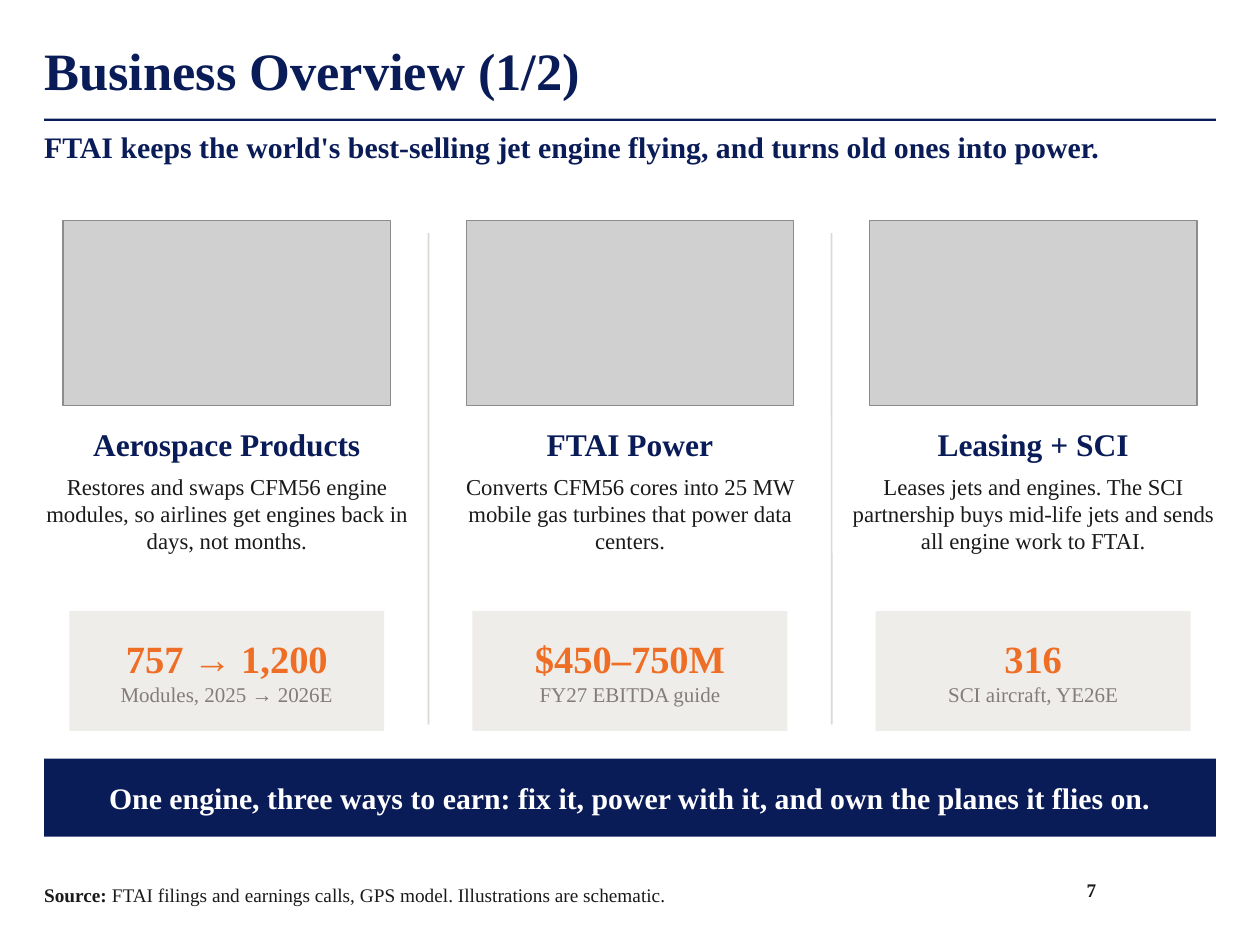
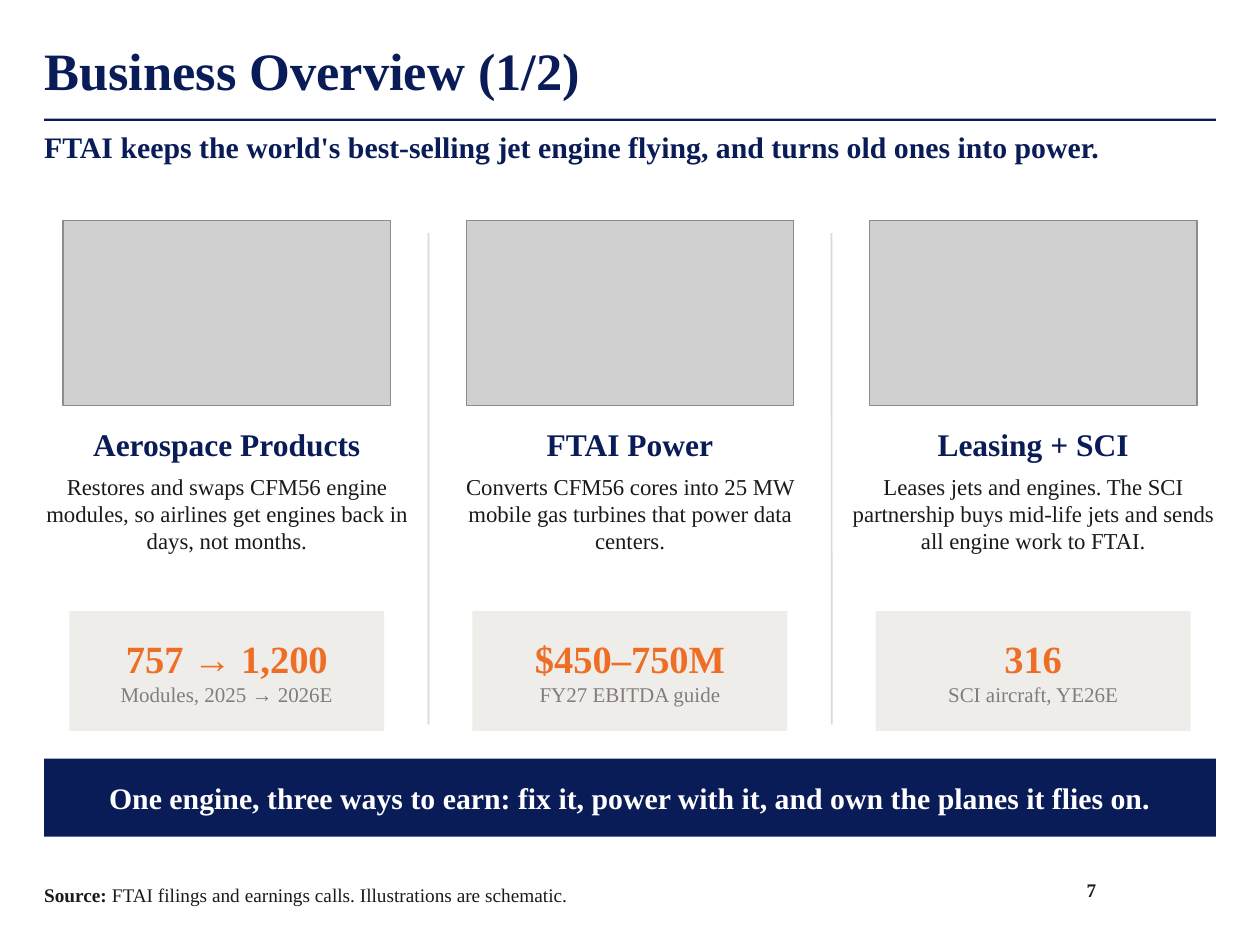
Before and after one commit to maxlsmls-dot/SPOT, a slide deck: slide 7 of deck/FTAI_Long_Pitch.pptx. Drawn at 1260x945 pixels with LibreOffice and Linux fonts; fonts in the diff are those of the drawing; grey boxes stand for pictures; background and template pictures are left out. Boxes give left, top, right and bottom in pixels: in the first picture for what was removed or moved away, otherwise in the second. Text is boxed around its words. In the diff, an @@ line names an element or a change of style, - is before the commit and + after.

```diff
--- a/deck/FTAI_Long_Pitch.pptx
+++ b/deck/FTAI_Long_Pitch.pptx
@@ text at (44,888,567,906): text changed @@
-Source: FTAI filings and earnings calls, GPS model. Illustrations are schematic.
+Source: FTAI filings and earnings calls. Illustrations are schematic.
```
Also in this commit, not shown: 25 other slides changed, 1 other file.
